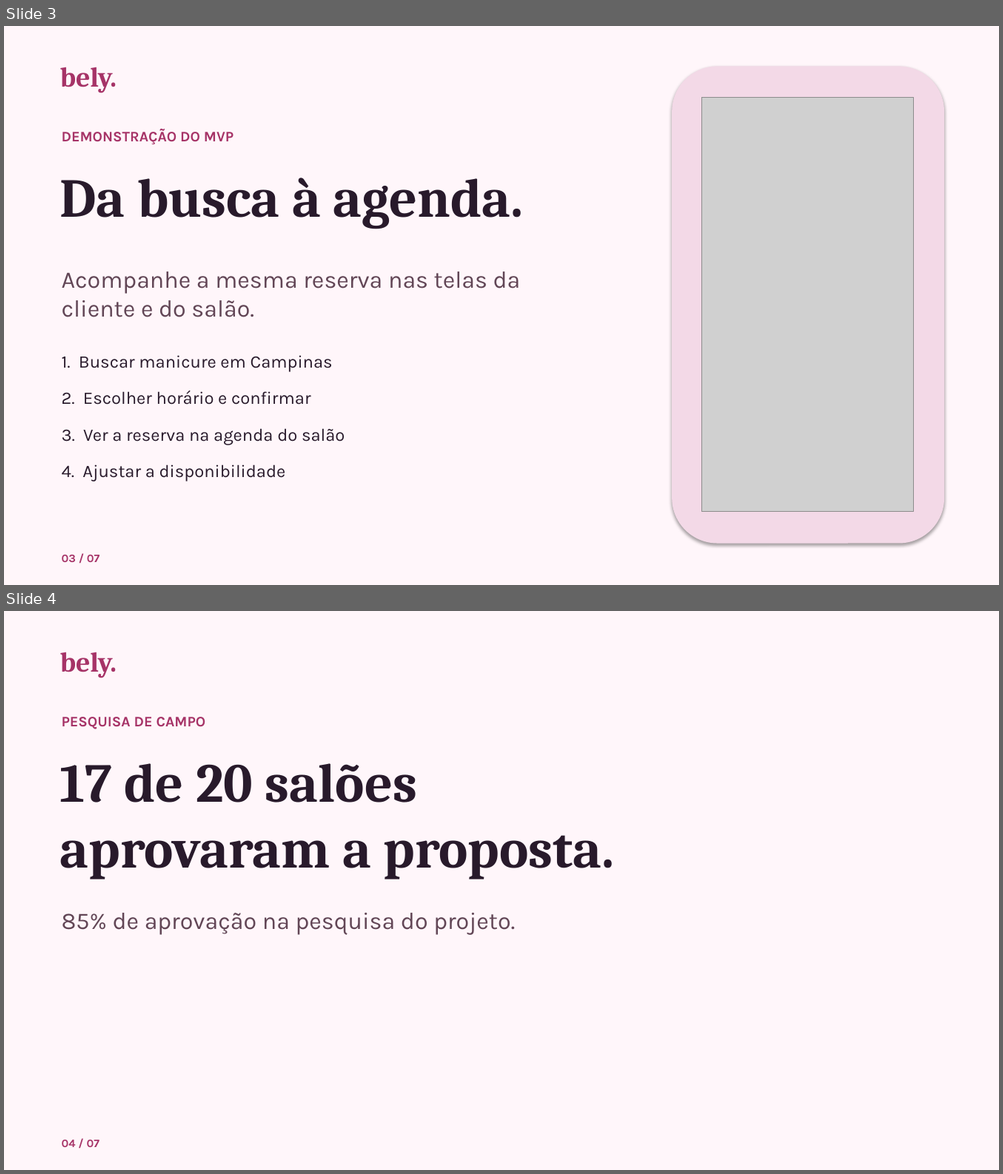
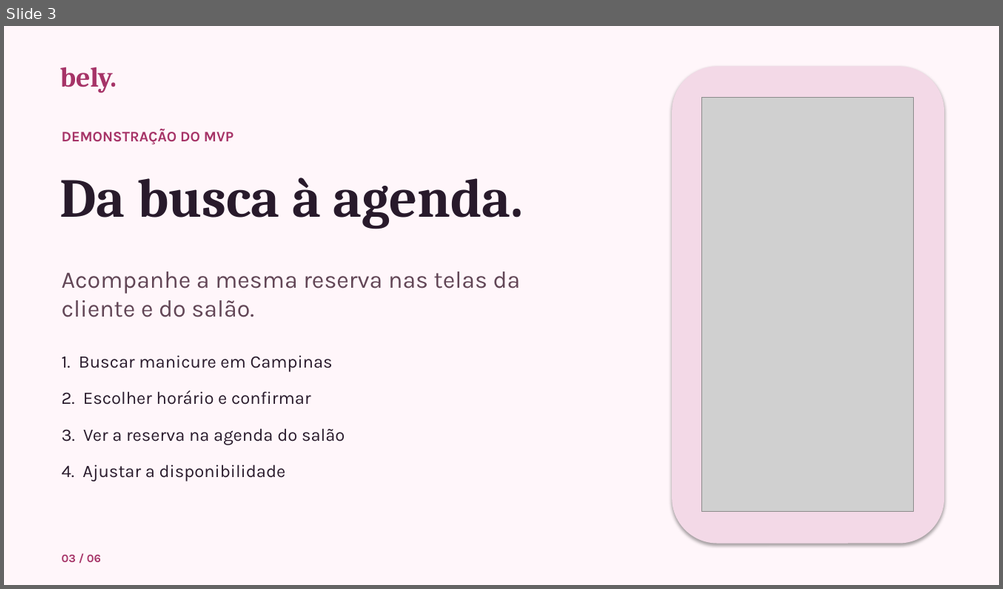
Before and after one commit to camilalordelo1/bely, a slide deck: bely-pitch.pptx. Shown one above the other, each under a label of ours: slides 3 and 4 before the commit, slide 3 after it. The pictures are 1003x1174 and 1003x589 pixels, drawn with LibreOffice and Linux fonts; fonts in the diff are those of the drawing; grey boxes stand for pictures. Boxes give left, top, right and bottom in pixels: in the first picture for what was removed or moved away, otherwise in the second. Text is boxed around its words. In the diff, an @@ line names an element or a change of style, - is before the commit and + after.

```diff
--- a/bely-pitch.pptx
+++ b/bely-pitch.pptx
@@ slide 4 removed at bbox=[4, 611, 999, 1170], background #FFF6FA @@
@@ text removed at bbox=[60, 652, 117, 678] @@
-bely.
@@ text removed at bbox=[62, 717, 206, 729] @@
-PESQUISA DE CAMPO
@@ text removed at bbox=[60, 763, 614, 880] @@
-17 de 20 salões
-aprovaram a proposta.
@@ text removed at bbox=[62, 913, 515, 935] @@
-85% de aprovação na pesquisa do projeto.
@@ text removed at bbox=[62, 1140, 99, 1147] @@
-04 / 07
@@ slide 3 changed as well @@
@@ text at bbox=[62, 555, 101, 562]: text changed @@
-03 / 07
+03 / 06
```
Also in this commit, not shown: 5 other slides changed, 1 other file.
